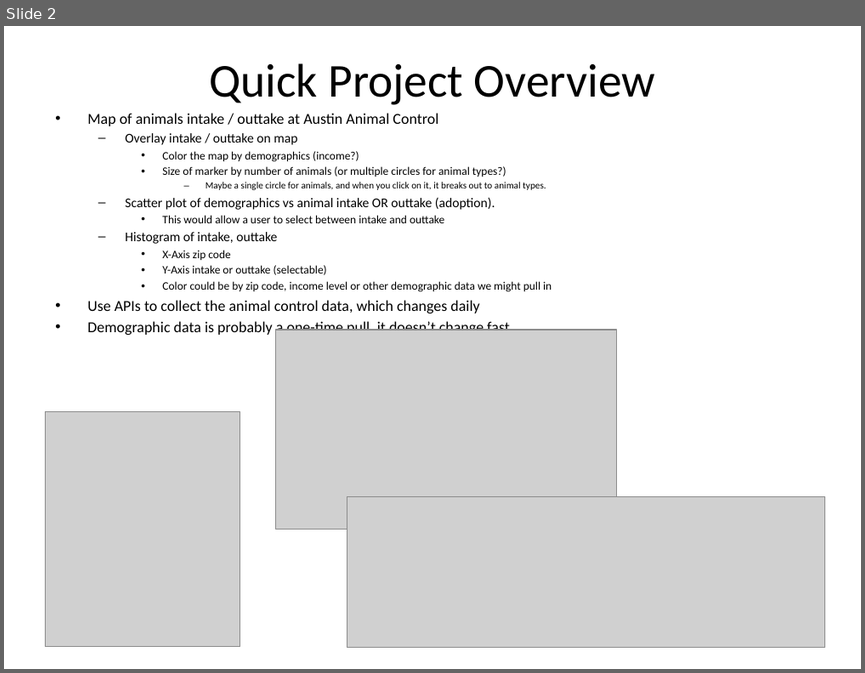
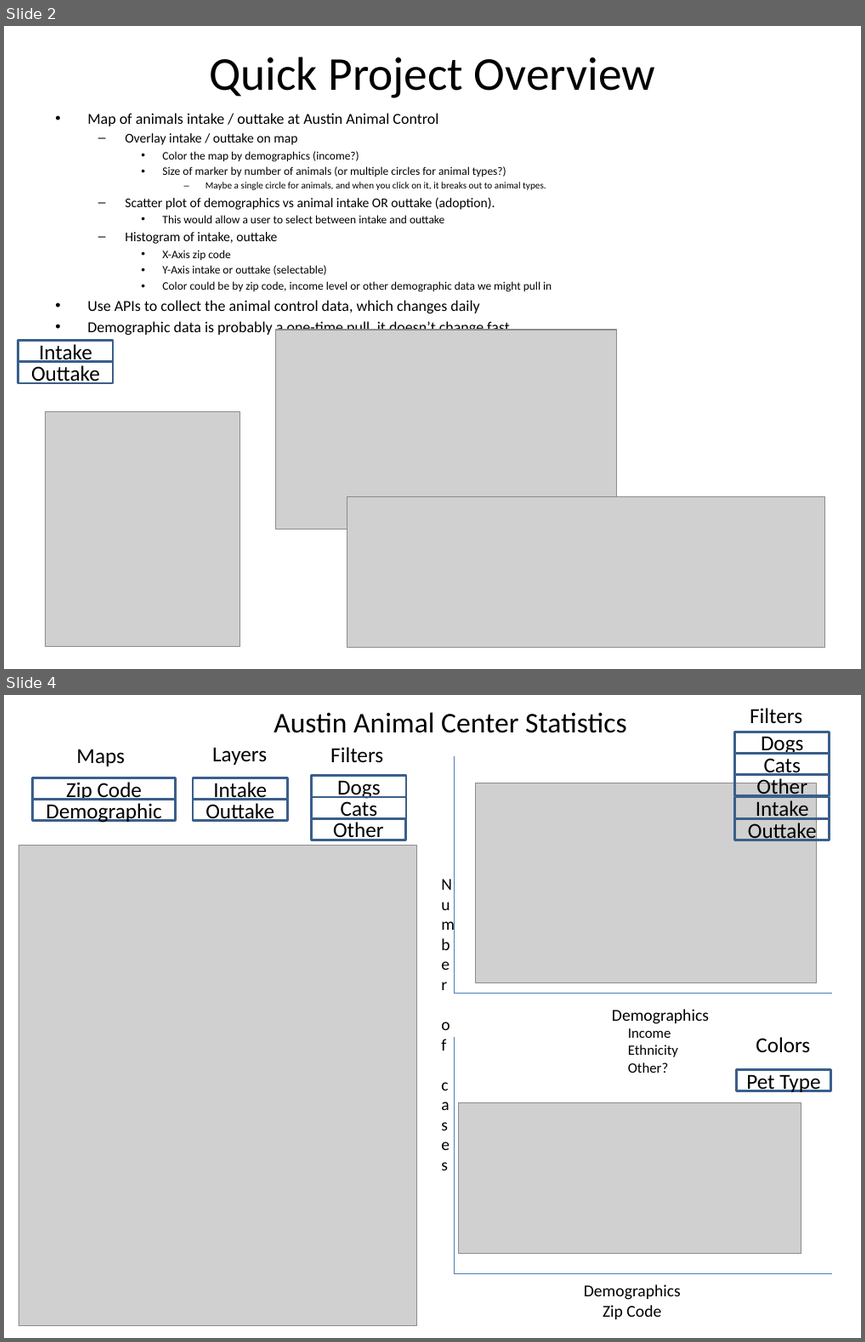
Before and after one commit to ziangzhang10/austin-animal-shelters, a slide deck: Boot Camp Project 2 Proposal.pptx. Shown one above the other, each under a label of ours: slide 2 before the commit, slides 2 and 4 after it; the slides between them are not shown. The pictures are 865x673 and 865x1342 pixels, drawn with LibreOffice and Linux fonts; fonts in the diff are those of the drawing; grey boxes stand for pictures. Boxes give left, top, right and bottom in pixels: in the first picture for what was removed or moved away, otherwise in the second. Text is boxed around its words. In the diff, an @@ line names an element or a change of style, - is before the commit and + after.

```diff
--- a/Boot Camp Project 2 Proposal.pptx
+++ b/Boot Camp Project 2 Proposal.pptx
@@ slide 4 added at [4,695,861,1338], background #FFFFFF @@
@@ text added at [273,712,627,733], 24 pt, text #000000 @@
+Austin Animal Center Statistics
@@ text added at [749,708,802,723], 18 pt, text #000000 @@
+Filters
@@ rectangle added at [735,732,829,754], outline #3A5F8C 2 pt, 18 pt, text #000000 @@
+Dogs
@@ text added at [76,749,125,766], 18 pt, text #000000 @@
+Maps
@@ text added at [212,747,267,765], 18 pt, text #000000 @@
+Layers
@@ text added at [330,747,383,762], 18 pt, text #000000 @@
+Filters
@@ line added from (454, 756) to (454, 993), #4B7EBC 0.75 pt @@
@@ rectangle added at [735,754,829,775], outline #3A5F8C 2 pt, 18 pt, text #000000 @@
+Cats
@@ rectangle added at [32,778,176,800], outline #3A5F8C 2 pt, 18 pt, text #000000 @@
+Zip Code
@@ rectangle added at [193,778,287,800], outline #3A5F8C 2 pt, 18 pt, text #000000 @@
+Intake
@@ rectangle added at [312,776,406,797], outline #3A5F8C 2 pt, 18 pt, text #000000 @@
+Dogs
@@ picture added at [475,783,817,983] @@
@@ rectangle added at [735,775,829,796], outline #3A5F8C 2 pt, 18 pt, text #000000 @@
+Other
@@ rectangle added at [32,800,176,821], outline #3A5F8C 2 pt, 18 pt, text #000000 @@
+Demographic
@@ rectangle added at [193,800,287,821], outline #3A5F8C 2 pt, 18 pt, text #000000 @@
+Outtake
@@ rectangle added at [311,818,405,839], outline #3A5F8C 2 pt, 18 pt, text #000000 @@
+Other
@@ rectangle added at [312,797,406,818], outline #3A5F8C 2 pt, 18 pt, text #000000 @@
+Cats
@@ rectangle added at [735,797,829,818], outline #3A5F8C 2 pt, 18 pt, text #000000 @@
+Intake
@@ rectangle added at [735,818,829,839], outline #3A5F8C 2 pt, 18 pt, text #000000 @@
+Outtake
@@ picture added at [18,845,417,1326] @@
@@ text added at [433,870,454,1182], 14 pt, text #000000 @@
+Number of cases
@@ line added from (454, 993) to (833, 993), #4B7EBC 0.75 pt @@
@@ text added at [612,1009,709,1072], 12 pt, text #000000 @@
+Demographics
+Income
+Ethnicity
+Other?
@@ line added from (454, 1037) to (454, 1273), #4B7EBC 0.75 pt @@
@@ text added at [755,1037,810,1052], 18 pt, text #000000 @@
+Colors
@@ rectangle added at [737,1069,831,1091], outline #3A5F8C 2 pt, 18 pt, text #000000 @@
+Pet Type
@@ picture added at [458,1103,800,1253] @@
@@ line added from (454, 1273) to (833, 1273), #4B7EBC 0.75 pt @@
@@ text added at [584,1284,681,1319], 14 pt, text #000000 @@
+Demographics
+Zip Code
@@ slide 2 changed as well @@
@@ title "Quick Project Overview": place and size @@
-title "Quick Project Overview" at [209,63,655,105]
+title "Quick Project Overview" at [209,57,655,98]
@@ rectangle added at [18,340,113,362], outline #3A5F8C 2 pt, 18 pt, text #000000 @@
+Intake
@@ rectangle added at [18,362,113,383], outline #3A5F8C 2 pt, 18 pt, text #000000 @@
+Outtake
```
Also in this commit, not shown: 1 other slide changed, 2 other slides added, 1 other file.
